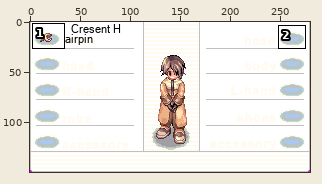
Edited in one commit: sprite sheet (pyflask/app/static/assets/equip_custom.png). The picture above shows the old version from afar; the outline marks the close-up.
Close-up. Before the commit:
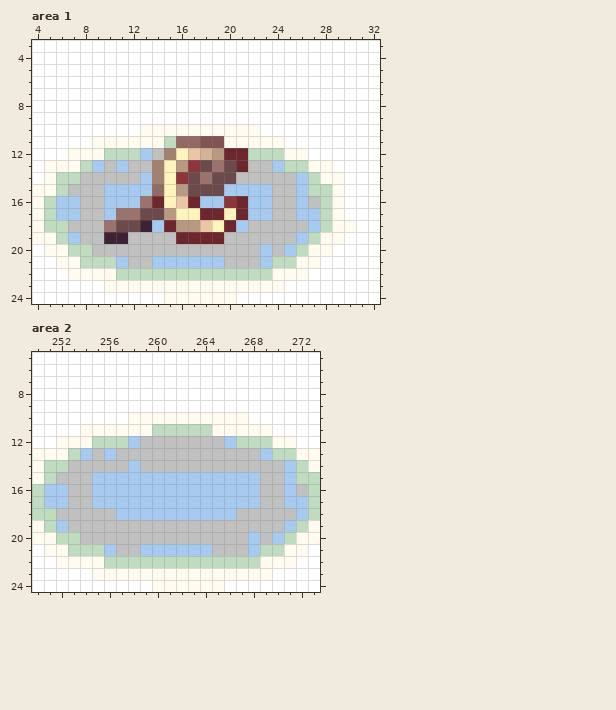
The file is 280x150 pixels. Colours within 5 levels of each other are drawn and written as one. Shown: area 1: x 4..32, y 3..24; area 2: x 250..273, y 5..24. The commit also changed other parts of the picture, which this record leaves out.
Once edited:
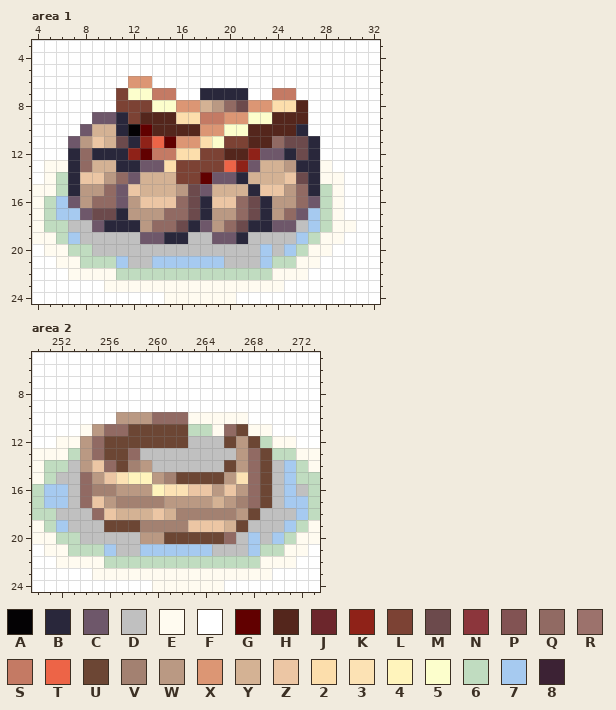
Palette (. is transparent): A #040204  B #29273b  C #6e576a  D #c0c0c0  E #fffbf0  F #ffffff  G #610000  H #54261c  J #6c262c  K #8f2218  L #7c4234  M #6c4a4c  N #8c363c  P #825353  Q #916a63  R #9c726c  S #c47a64  T #ed6447  U #6c4634  V #a38171  W #ba9983  X #dc9674  Y #d4b294  Z #ecc6a4  2 #fcdeac  3 #fce2b4  4 #fff4bc  5 #fcfecc  6 #c0dcc0  7 #a6caf0  8 #3c2234
Diff:
Changed rows in their new state; - is an unchanged pixel.
Area 1:
first column x 7:
 6 -----XX--------------
 7 ----L55SS--BBBB--SS--
 8 ----LLL55XXYWQMXX22H-
 9 --CCBLHHH22SSXX55HHH-
10 -CYYBAGHHHHXX55HHHHB-
11 CWZYMBKTGXX25LLHHQMMB
12 BQBBBKGSS22LLHHKCCBMB
13 BQYYBBCC2LLLLTKCYYWBB
14 BZZWQCYYYLLGCCBYYYZMB
15 BWWQCZYYY--CYYYBZZWQB
16 CWQQCWZZZQMBZZQMBWWQC
17 -CMMBWWWQQMBWWQMBWQC-
18 --CBBBWQQMBCWQMBBCC--
19 ---DD-CCBBDDCCB------
Area 2:
first column x 254:
10 ---WWWQQQ-------
11 -WQQUUUUU---QU--
12 WQUUUUUUU---UWU-
13 WQUUQ--------WQU
14 WZQUVW------UWQU
15 QWZ344WVUUUUW3QU
16 QVVWWW433ZZWZWQU
17 QZWVVVVWWWWYWVQU
18 -QZYYYZYVVVVVWU-
19 --UUUVVVVZZZYU--
20 -----WWUUUUUQ---
